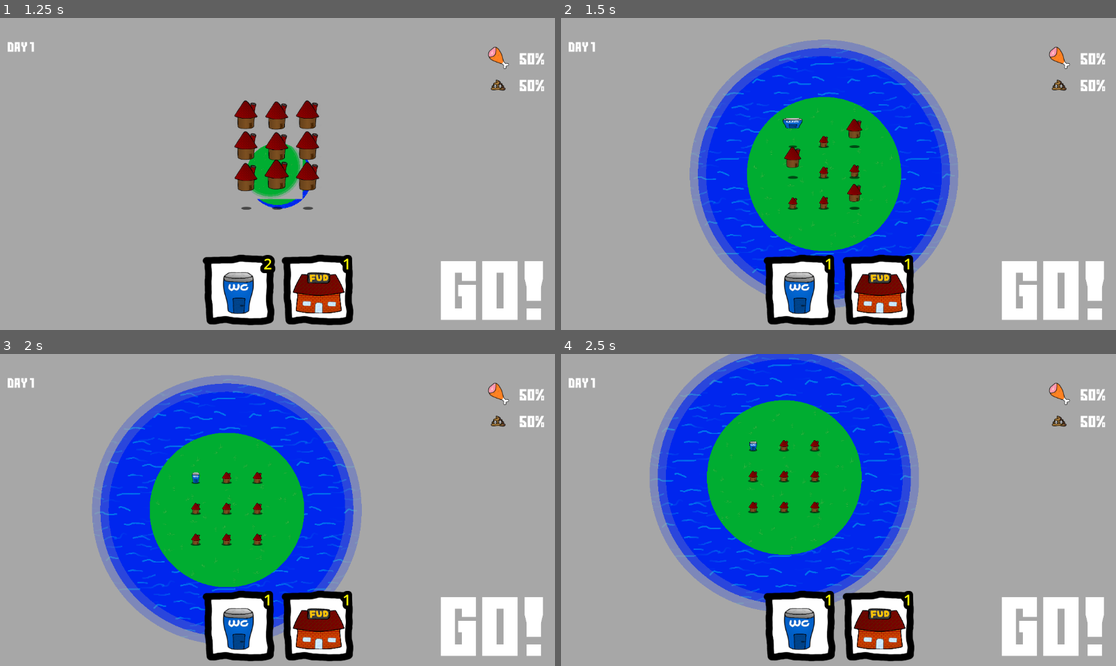
Above: before the commit, frames 1-4 (two rows, left to right).
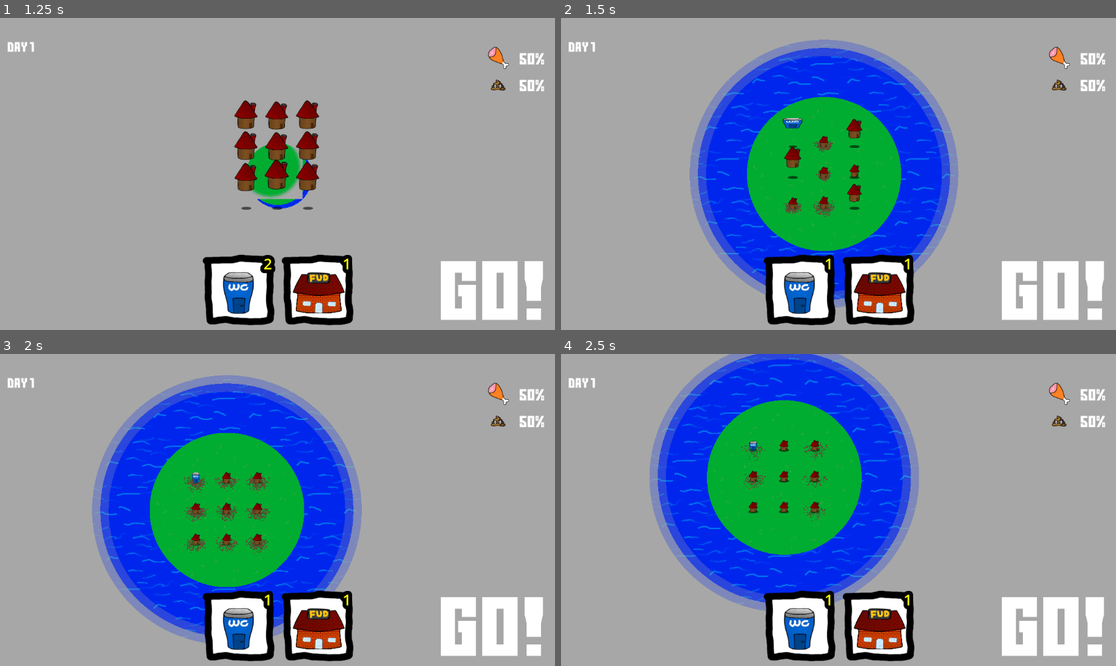
Above: after the commit, the same moments.

Repository: Viggzta/gmtk-jam-2024
Game: Godot game, scene res://main_menu.tscn
Two runs of this game, one before a commit and one after it. Both use one fixed random seed, a clock stepped at 60 frames per second and the inputs below. Sound files missing from this copy of the repository are replaced by a short silence.
Inputs (mouse positions are in pixels of both pictures, inside the frame that each line leads up to):
- Up to frame 1 (1.25 s): click (271, 130) at 0.5 s
- Up to frame 2 (1.5 s): tap Enter at 1.25 s; move the mouse to (805, 142) at 1.27 s; press the mouse at (805, 142) at 1.28 s; hold D (right) from 1.28 s (still down)
- Up to frame 3 (2 s): keep holding D (right)
- Up to frame 4 (2.5 s): move the mouse to (755, 510) at 2.02 s; release D (right) at 2.03 s; release the mouse at (755, 510) at 2.03 s; hold S (down) from 2.03 s (still down); right-click (755, 510) at 2.1 s; click (755, 510) at 2.17 s

Frame 1 is identical in both runs. In frame 2, 0.2% of the frame differs, in the area x 40-50%, y 39-64%; in frame 3, 0.7%, in the area x 33-49%, y 38-65%; in frame 4, 0.2%.

Commit message:
partiklus

Diff:
--- a/src/scenes/buildings/donken.tscn
+++ b/src/scenes/buildings/donken.tscn
@@ -1,11 +1,18 @@
-[gd_scene load_steps=5 format=3 uid="uid://c3guiqx7ist3r"]
+[gd_scene load_steps=8 format=3 uid="uid://c3guiqx7ist3r"]
 
 [ext_resource type="Texture2D" uid="uid://770cyr7u0xkr" path="res://art/buildings/donken.png" id="1_onj5d"]
 [ext_resource type="Script" path="res://scripts/donken.gd" id="1_tyvw2"]
 [ext_resource type="Texture2D" uid="uid://bohxqey7kp7ay" path="res://art/shadow.png" id="3_reah8"]
+[ext_resource type="PackedScene" uid="uid://bv3jgb50cewy3" path="res://scenes/misc/particles.tscn" id="4_77xvr"]
+[ext_resource type="AudioStream" uid="uid://bd16ai1yw2noe" path="res://audio/bops/6.wav" id="5_t5tww"]
 
 [sub_resource type="RectangleShape2D" id="RectangleShape2D_mlg2l"]
 size = Vector2(106, 94)
+
+[sub_resource type="Curve" id="Curve_vab2s"]
+min_value = -1.0
+_data = [Vector2(0, -0.601719), 0.0, 0.0, 0, 0, Vector2(0.996479, 0.515759), 0.0, 0.0, 0, 0]
+point_count = 2
 
 [node name="Donken" type="Node2D"]
 script = ExtResource("1_tyvw2")
@@ -29,3 +36,19 @@
 position = Vector2(-1, 38)
 scale = Vector2(0.9375, 0.546875)
 texture = ExtResource("3_reah8")
+
+[node name="DropParticles" parent="." instance=ExtResource("4_77xvr")]
+z_index = -3000
+emitting = false
+amount = 200
+one_shot = true
+scale_amount_min = 8.35
+scale_amount_max = 8.35
+color = Color(0.38, 0.286773, 0.2052, 1)
+hue_variation_min = -0.1
+hue_variation_max = 0.1
+hue_variation_curve = SubResource("Curve_vab2s")
+
+[node name="DropSound" type="AudioStreamPlayer2D" parent="."]
+stream = ExtResource("5_t5tww")
+bus = &"FX"
--- a/src/scenes/buildings/house.tscn
+++ b/src/scenes/buildings/house.tscn
@@ -1,11 +1,18 @@
-[gd_scene load_steps=5 format=3 uid="uid://bg83n6e2doi7w"]
+[gd_scene load_steps=8 format=3 uid="uid://bg83n6e2doi7w"]
 
 [ext_resource type="Script" path="res://scripts/house.gd" id="1_2qnk0"]
 [ext_resource type="Texture2D" uid="uid://c4n0yaaowuoje" path="res://art/buildings/house3.png" id="2_6y67t"]
 [ext_resource type="Texture2D" uid="uid://bohxqey7kp7ay" path="res://art/shadow.png" id="3_sgi4b"]
+[ext_resource type="PackedScene" uid="uid://bv3jgb50cewy3" path="res://scenes/misc/particles.tscn" id="4_15ahm"]
+[ext_resource type="AudioStream" uid="uid://bd16ai1yw2noe" path="res://audio/bops/6.wav" id="5_eg2p6"]
 
 [sub_resource type="RectangleShape2D" id="RectangleShape2D_yeq1w"]
 size = Vector2(96, 98)
+
+[sub_resource type="Curve" id="Curve_kn4df"]
+min_value = -1.0
+_data = [Vector2(0, -0.601719), 0.0, 0.0, 0, 0, Vector2(0.996479, 0.515759), 0.0, 0.0, 0, 0]
+point_count = 2
 
 [node name="house" type="Node2D"]
 script = ExtResource("1_2qnk0")
@@ -30,3 +37,19 @@
 position = Vector2(-2.5, 29)
 scale = Vector2(0.679688, 0.40625)
 texture = ExtResource("3_sgi4b")
+
+[node name="DropParticles" parent="." instance=ExtResource("4_15ahm")]
+z_index = -3000
+emitting = false
+amount = 200
+one_shot = true
+scale_amount_min = 8.35
+scale_amount_max = 8.35
+color = Color(0.38, 0.286773, 0.2052, 1)
+hue_variation_min = -0.1
+hue_variation_max = 0.1
+hue_variation_curve = SubResource("Curve_kn4df")
+
+[node name="DropSound" type="AudioStreamPlayer2D" parent="."]
+stream = ExtResource("5_eg2p6")
+bus = &"FX"
--- a/src/scenes/buildings/shithouse.tscn
+++ b/src/scenes/buildings/shithouse.tscn
@@ -1,11 +1,18 @@
-[gd_scene load_steps=5 format=3 uid="uid://bgwmdxqpopxo"]
+[gd_scene load_steps=8 format=3 uid="uid://bgwmdxqpopxo"]
 
 [ext_resource type="Script" path="res://scripts/shithouse.gd" id="1_7kn2w"]
 [ext_resource type="Texture2D" uid="uid://d4i7prgkick60" path="res://art/buildings/baja-maja.png" id="1_prq62"]
 [ext_resource type="Texture2D" uid="uid://bohxqey7kp7ay" path="res://art/shadow.png" id="3_kou0e"]
+[ext_resource type="PackedScene" uid="uid://bv3jgb50cewy3" path="res://scenes/misc/particles.tscn" id="4_ookcr"]
+[ext_resource type="AudioStream" uid="uid://bd16ai1yw2noe" path="res://audio/bops/6.wav" id="5_s1o8q"]
 
 [sub_resource type="RectangleShape2D" id="RectangleShape2D_2hmb6"]
 size = Vector2(72, 81)
+
+[sub_resource type="Curve" id="Curve_dwq88"]
+min_value = -1.0
+_data = [Vector2(0, -0.601719), 0.0, 0.0, 0, 0, Vector2(0.996479, 0.515759), 0.0, 0.0, 0, 0]
+point_count = 2
 
 [node name="shithouse" type="Node2D"]
 script = ExtResource("1_7kn2w")
@@ -29,3 +36,19 @@
 position = Vector2(-3, 29)
 scale = Vector2(0.550781, 0.351562)
 texture = ExtResource("3_kou0e")
+
+[node name="DropParticles" parent="." instance=ExtResource("4_ookcr")]
+z_index = -3000
+emitting = false
+amount = 200
+one_shot = true
+scale_amount_min = 8.35
+scale_amount_max = 8.35
+color = Color(0.38, 0.286773, 0.2052, 1)
+hue_variation_min = -0.1
+hue_variation_max = 0.1
+hue_variation_curve = SubResource("Curve_dwq88")
+
+[node name="DropSound" type="AudioStreamPlayer2D" parent="."]
+stream = ExtResource("5_s1o8q")
+bus = &"FX"
--- /dev/null
+++ b/src/scenes/misc/particles.tscn
@@ -0,0 +1,25 @@
+[gd_scene load_steps=2 format=3 uid="uid://bv3jgb50cewy3"]
+
+[sub_resource type="Curve" id="Curve_aph4e"]
+max_value = 100.0
+_data = [Vector2(0, 1), 0.0, 0.0, 0, 0, Vector2(0.447183, 68.3381), 0.0, 0.0, 0, 0, Vector2(0.989437, 92.5501), 0.0, 0.0, 0, 0]
+point_count = 3
+
+[node name="Particles" type="CPUParticles2D"]
+amount = 70
+explosiveness = 1.0
+lifetime_randomness = 0.58
+emission_shape = 1
+emission_sphere_radius = 32.03
+direction = Vector2(0, 1)
+spread = 96.63
+gravity = Vector2(0, 0)
+initial_velocity_min = 246.67
+initial_velocity_max = 470.36
+damping_min = 80.263
+damping_max = 97.368
+damping_curve = SubResource("Curve_aph4e")
+angle_min = -322.1
+angle_max = -56.8
+scale_amount_min = 1.1
+scale_amount_max = 10.75
--- a/src/scripts/building.gd
+++ b/src/scripts/building.gd
@@ -27,6 +27,10 @@
 	var animation_time: float = 0.3 + randf() * 0.5
 	get_tree().create_tween().tween_property(sprite, "position", Vector2(pos.x, pos.y), animation_time).set_trans(Tween.TRANS_ELASTIC)
 	get_tree().create_tween().tween_property(sprite, "scale", Vector2(1, 1), animation_time).set_trans(Tween.TRANS_ELASTIC)
+	get_tree().create_tween().tween_callback(building_placed).set_delay(animation_time-0.2)
+
+func building_placed() -> void:
+	pass
 
 func _on_clicked(viewport: Node, event: InputEvent, shape_idx: int) -> void:
 	if event.is_action_pressed("left_mouse_click"):
--- a/src/scripts/donken.gd
+++ b/src/scripts/donken.gd
@@ -1,7 +1,15 @@
 class_name Donken extends Building
+
+@onready var drop_particles: CPUParticles2D = $DropParticles
+@onready var drop_sound: AudioStreamPlayer2D = $DropSound
 
 func _ready() -> void:
 	sprite = $Donken
 	body = $Collider
 	need_type = Dude.NeedType.Eat
 	super._ready()
+
+func building_placed() -> void:
+	drop_particles.emitting = true
+	drop_sound.play()
+	pass
--- a/src/scripts/house.gd
+++ b/src/scripts/house.gd
@@ -1,7 +1,15 @@
 class_name House extends Building
+
+@onready var drop_sound: AudioStreamPlayer2D = $DropSound
+@onready var drop_particles: CPUParticles2D = $DropParticles
 
 func _ready() -> void:
 	need_type = Dude.NeedType.HouseWalk
 	sprite = $House
 	body = $Collider
 	super._ready()
+
+func building_placed() -> void:
+	drop_particles.emitting = true
+	drop_sound.play()
+	pass
--- a/src/scripts/shithouse.gd
+++ b/src/scripts/shithouse.gd
@@ -1,7 +1,15 @@
 class_name ShitHouse extends Building
+
+@onready var drop_particles: CPUParticles2D = $DropParticles
+@onready var drop_sound: AudioStreamPlayer2D = $DropSound
 
 func _ready() -> void:
 	need_type = Dude.NeedType.Poop
 	sprite = $"Baja-maja"
 	body = $StaticBody2D
 	super._ready()
+
+func building_placed() -> void:
+	drop_particles.emitting = true
+	drop_sound.play()
+	pass
Not shown: 2 places in src/scenes/levels/the_level.tscn that only renumber resources
